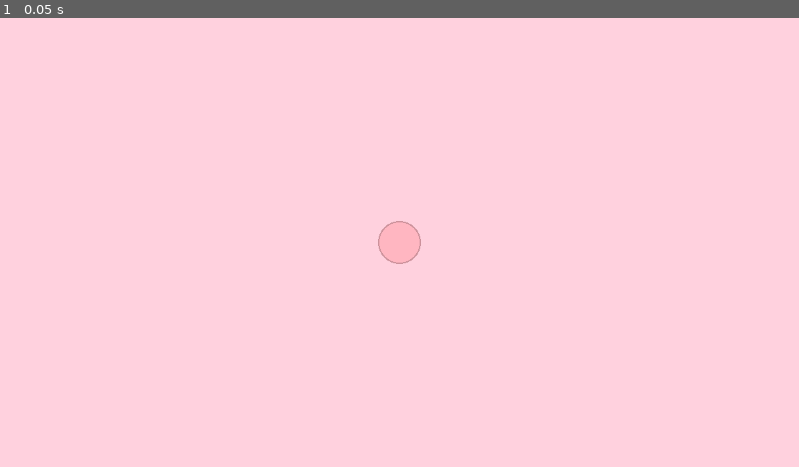
Above: before the commit, frame 1.
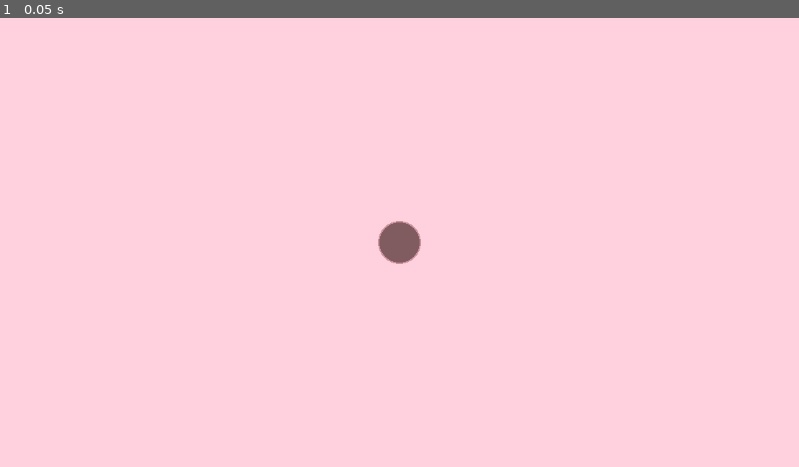
Above: after the commit, the same moment.

Repository: JungoQuentin/Doom2
Game: Godot game, scene res://node_2d.tscn
The game is run twice, just before and just after one commit, with the same random seed, the same clock (stepped at 60 frames per second) and the same inputs.
Inputs:
- Up to frame 1 (0.05 s): no input

The runs differ from the first frame. In frame 1, 0.4% of the frame differs, in the area x 47-53%, y 45-55%.

Commit message:
fix: recursive get neighbours

Diff:
--- a/node_2d.gd
+++ b/node_2d.gd
@@ -50,6 +50,11 @@
 			mouse_tile = new_mouse_tile;
 			queue_redraw()
 
+
+func _physics_process(delta: float) -> void:
+	set_can_merge()
+
+
 func _draw() -> void:
 
 	for i in range(10):
@@ -63,6 +68,8 @@
 			var color = type1_color
 			if cell.center == mouse_tile:
 				color = color.lightened(0.2)
+			elif cell.can_merge:
+				color = color.darkened(0.5)
 			draw_circle(pos, h/2 * overh, color, true)
 			draw_circle(pos, h/2 * overh, type1_color.darkened(0.2), false, 2)
 		elif  cell.cell_type == Cell.CellType.TYPE2:
@@ -132,30 +139,39 @@
 
 ## Set can_merge on all the cells of the first mergeable group
 func set_can_merge():
-	var cell_list = cells.duplicate(true)
-	var first_cell = cell_list.pop_front()
-	var merge_neighbourgs = get_recursive_merge_neighbourgs(first_cell, cell_list)
+	var cell_list: Array[Cell] = cells.duplicate(true)
+	var first_cell: Cell = cell_list.pop_front()
+	first_cell.can_merge = true
+	var merge_neighbourgs: Array[Cell] = []
+	get_recursive_merge_neighbours(first_cell, cell_list, merge_neighbourgs)
+	if len(merge_neighbourgs) + 1 < Cell.CELLS_N_FOR_TYPE2:
+		return # not enought neighbourgs
 	for cell in merge_neighbourgs:
 		cell.can_merge = true
 
 
-func get_recursive_merge_neighbourgs(cell: Cell, cell_list: Array[Cell], current_count:= 1, dbg_rec_level:= 0) -> Array[Cell]:
-	var result: Array[Cell] = []
-	for dir in Utils.ALL_DIRECTION:
-		var pos = cell.center + Utils.vec_from_dir(dir)
-		if coords.has(pos) and cell_list.find(coords[pos]) != -1:
-			cell_list.remove_at(cell_list.find(coords[pos]))
-			result.push_back(coords[pos])
-			current_count += 1
-		if current_count >= Cell.CELLS_N_FOR_TYPE2:
-			return result
+func get_recursive_merge_neighbours(cell: Cell, cell_list: Array[Cell], merge_neighbourgs: Array[Cell], dbg_rec_level:= 0) :
+	var new_positions = Utils.ALL_DIRECTION \
+		.map(func(dir): return cell.center + Utils.vec_from_dir(dir)) \
+		.filter(func(pos):return coords.has(pos) and cell_list.has(coords[pos]))
 
-	if len(result) == 0:
-		return result
-	result.append_array(get_recursive_merge_neighbourgs(
-		result[0],
-		cell_list,
-		current_count,
-		dbg_rec_level + 1)
-	)
-	return result
+	var added_cells_to_check: Array[Cell] = []
+
+	for pos in new_positions:
+		cell_list.remove_at(cell_list.find(coords[pos]))
+		merge_neighbourgs.push_back(coords[pos])
+		added_cells_to_check.push_back(coords[pos])
+		if len(merge_neighbourgs) + 1 == Cell.CELLS_N_FOR_TYPE2:
+			return
+
+	for new_cell in added_cells_to_check:
+		if len(merge_neighbourgs) + 1 == Cell.CELLS_N_FOR_TYPE2:
+			return
+		get_recursive_merge_neighbours(
+			new_cell,
+			cell_list,
+			merge_neighbourgs,
+			dbg_rec_level + 1
+		)
+		if len(merge_neighbourgs) + 1 == Cell.CELLS_N_FOR_TYPE2:
+			return
